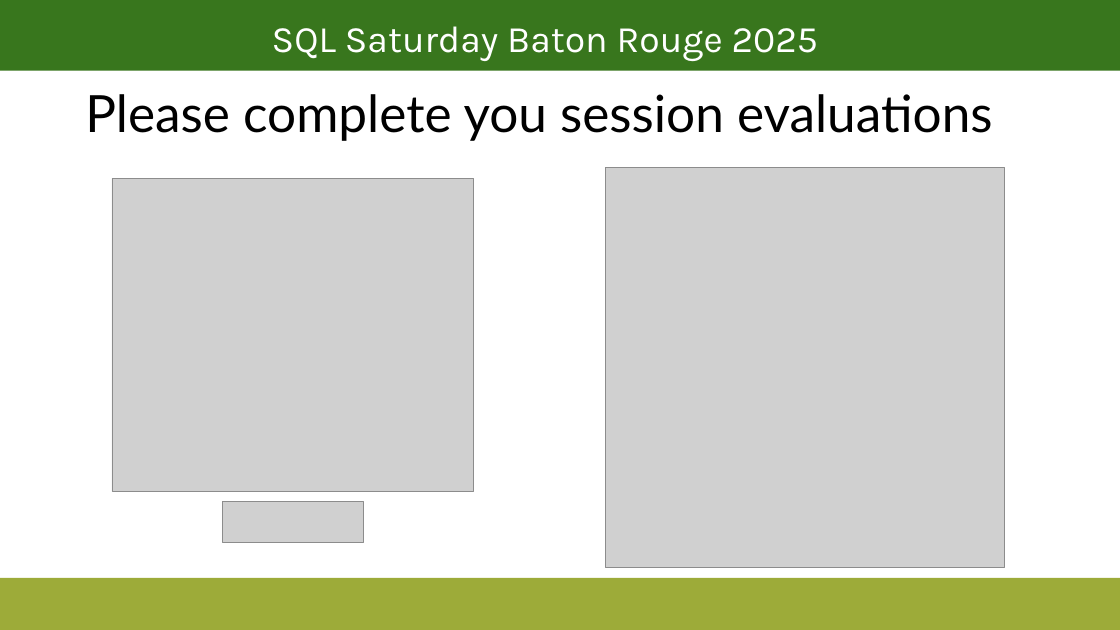
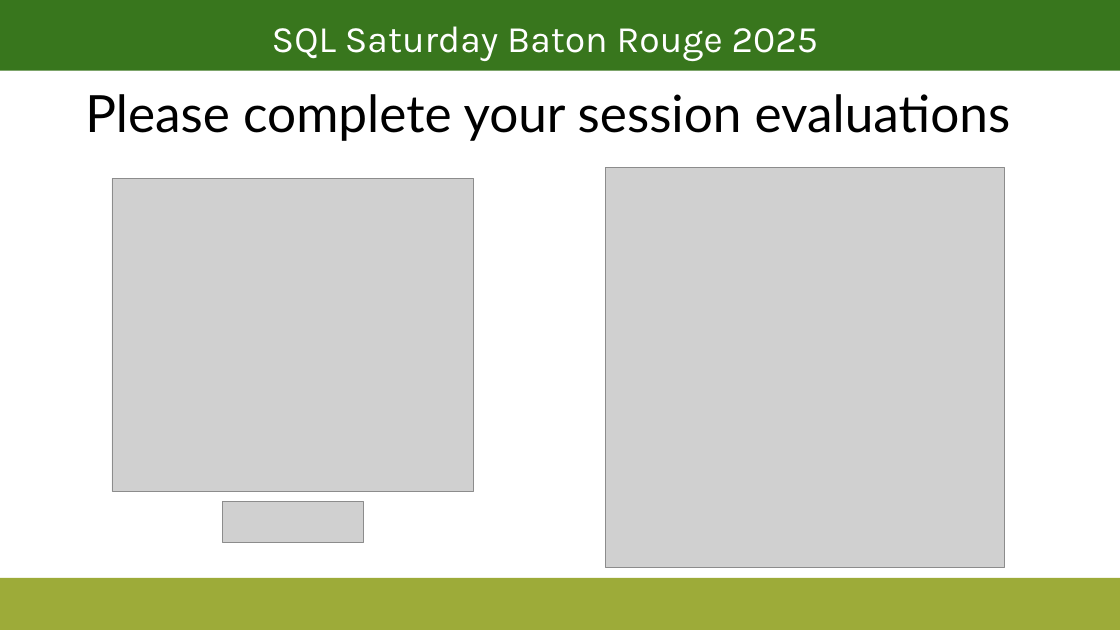
Before and after one commit to KennyNeal/SQL-Saturday-2025, a slide deck: slide 6 of assets/documents/End of the Day Slides.pptx. Drawn at 1120x630 pixels with LibreOffice and Linux fonts; fonts in the diff are those of the drawing; grey boxes stand for pictures. Boxes give left, top, right and bottom in pixels: in the first picture for what was removed or moved away, otherwise in the second. Text is boxed around its words. In the diff, an @@ line names an element or a change of style, - is before the commit and + after.

Commit message:
Update presentation templates - Typo

```diff
--- a/assets/documents/End of the Day Slides.pptx
+++ b/assets/documents/End of the Day Slides.pptx
@@ title at (85, 94, 1011, 141): text changed @@
-Please complete you session evaluations
+Please complete your session evaluations
```
Also in this commit, not shown: 1 other file.
